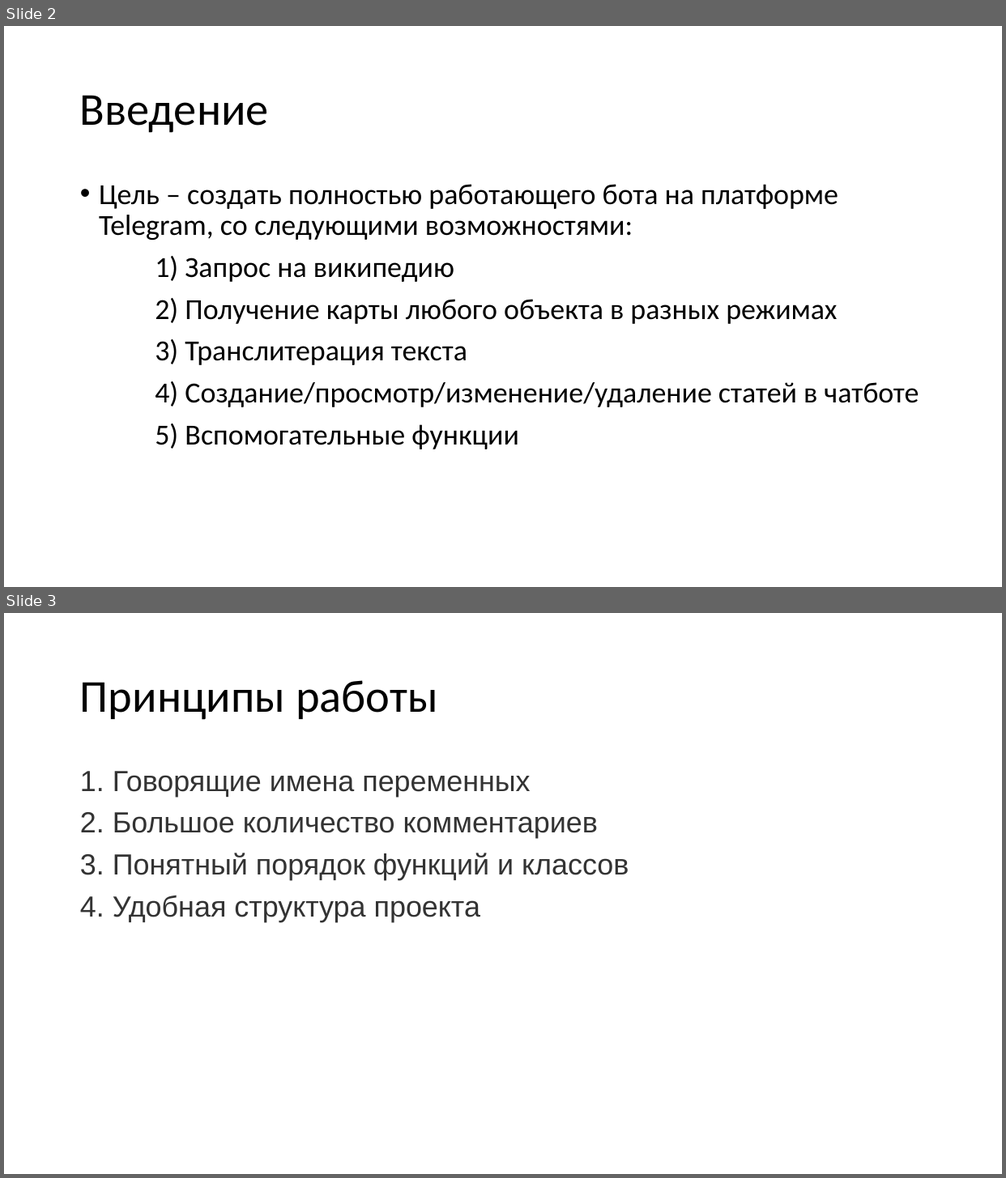
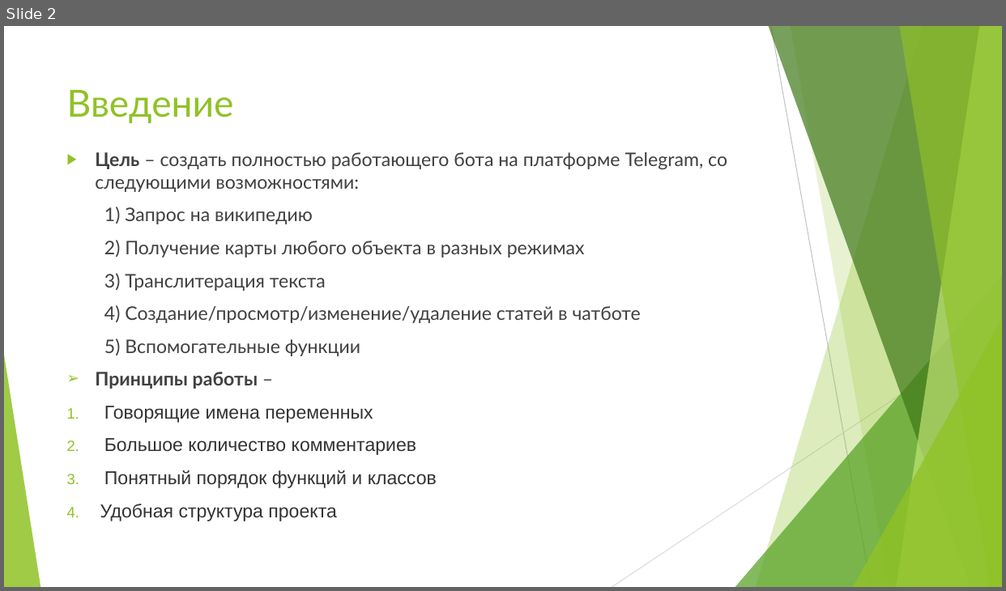
Before and after one commit to Konstantin-Kalug/Chat_bot, a slide deck: защита.pptx. Shown one above the other, each under a label of ours: slides 2 and 3 before the commit, slide 2 after it. The pictures are 1006x1178 and 1006x591 pixels, drawn with LibreOffice and Linux fonts; fonts in the diff are those of the drawing. Boxes give left, top, right and bottom in pixels: in the first picture for what was removed or moved away, otherwise in the second. Text is boxed around its words. In the diff, an @@ line names an element or a change of style, - is before the commit and + after.

```diff
--- a/защита.pptx
+++ b/защита.pptx
@@ slide 3 removed at bbox=[4, 613, 1002, 1174], background #FFFFFF @@
@@ title removed at bbox=[80, 680, 438, 720] @@
-Принципы работы
@@ text removed at bbox=[113, 771, 629, 922] @@
-1. Говорящие имена переменных
-2. Большое количество комментариев
-3. Понятный порядок функций и классов
-4. Удобная структура проекта
@@ slide 2 changed as well @@
@@ title "Введение": place and size @@
-title "Введение" at bbox=[80, 95, 269, 133]
+title "Введение" at bbox=[67, 90, 234, 123]
@@ title "Введение" at bbox=[67, 90, 234, 123]: size 44 to 36 pt, font Calibri to Lato, text colour #000000 to #90C226; line spacing 0.9 to 1; vertical alignment middle to top @@
@@ text "Цель – создать полностью работающего ...": place and size @@
-text "Цель – создать полностью работающего ..." at bbox=[99, 184, 918, 450]
+text "Цель – создать полностью работающего ..." at bbox=[95, 152, 727, 522]
@@ text at bbox=[95, 152, 727, 356]: size 28 to 18 pt, font Calibri to Lato, text colour #000000 to #404040 in "Цель – создать полностью работающего бота на ...", "1) Запрос на википедию", "2) Получение карты любого объекта в разных ...", "3) Транслитерация текста" and 2 more places; bold on in "Цель"; bullet • to ▶; line spacing 0.9 to 1 @@
@@ group added at bbox=[4, 26, 1002, 587]: 5 freeform shapes, 3 triangles, 2 lines @@
@@ text at bbox=[95, 372, 437, 522]: paragraphs added @@
+➢ Принципы работы –
+1. Говорящие имена переменных
+2. Большое количество комментариев
+3. Понятный порядок функций и классов
+4. Удобная структура проекта
```
Also in this commit, not shown: 6 other slides changed, 1 slide added, 2 other files.
